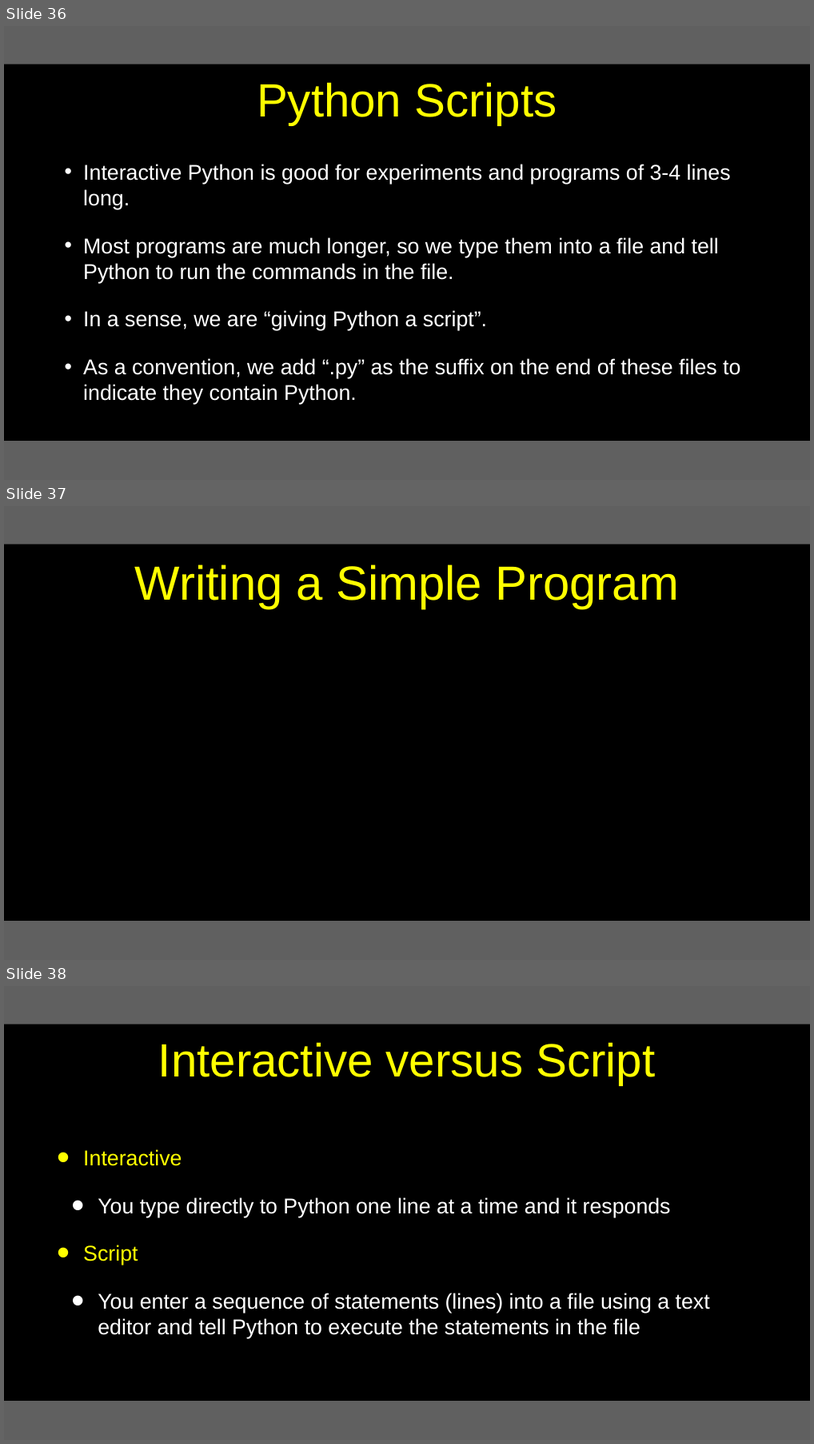
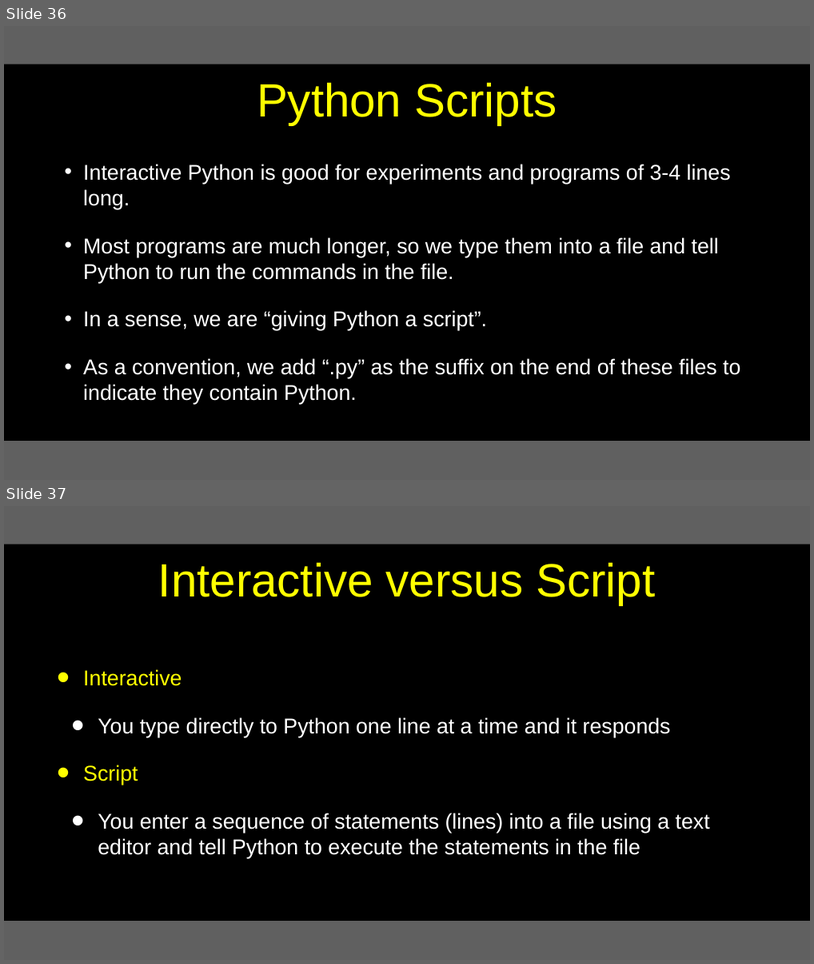
Before and after one commit to csev/py4e, a slide deck: lectures3/Pythonlearn-01-Intro.pptx. Shown one above the other, each under a label of ours: slides 36, 37 and 38 before the commit, slides 36 and 37 after it. The pictures are 814x1444 and 814x964 pixels, drawn with LibreOffice and Linux fonts; fonts in the diff are those of the drawing. Boxes give left, top, right and bottom in pixels: in the first picture for what was removed or moved away, otherwise in the second. Text is boxed around its words. In the diff, an @@ line names an element or a change of style, - is before the commit and + after.

```diff
--- a/lectures3/Pythonlearn-01-Intro.pptx
+++ b/lectures3/Pythonlearn-01-Intro.pptx
@@ slide 37 removed at (x1=4, y1=506, x2=810, y2=960), background #000000; not listed: 2 template elements that a slide beside it also shows @@
@@ title removed at (x1=135, y1=564, x2=679, y2=609) @@
-Writing a Simple Program
@@ what was slide 38 is now slide 37 @@
```
Also in this commit, not shown: 8 slides changed.
